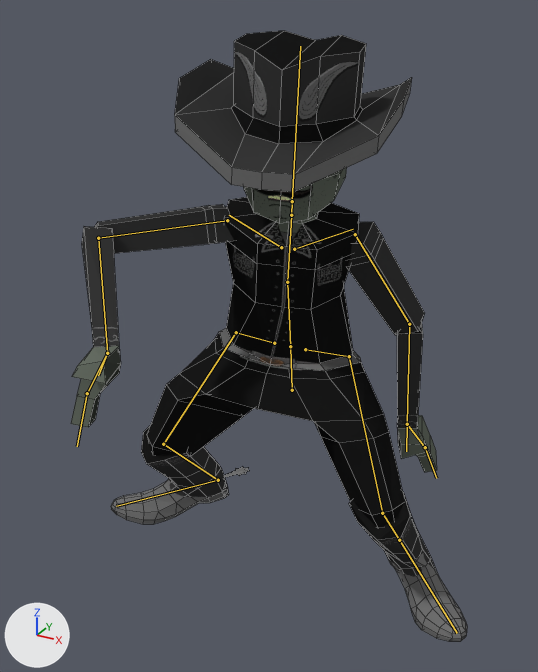
Before and after pictures for a commit that changed the Blender file ScorpJam/Assets/characters/Cowboy/Shoot.blend.
Camera for both pictures: a 50 mm lens placed at (0.669, -1.382, 1.205), pointed at (0.037, -0.233, 0.631). Every picture has the same lights, and +X, +Y and +Z are marked at lower left. Both versions are drawn at frame 20 of the action 'ArmatureAction'; the numbers are the values there. The bones that bend it are drawn over the model as lines. Mesh edges are drawn as thin lines.
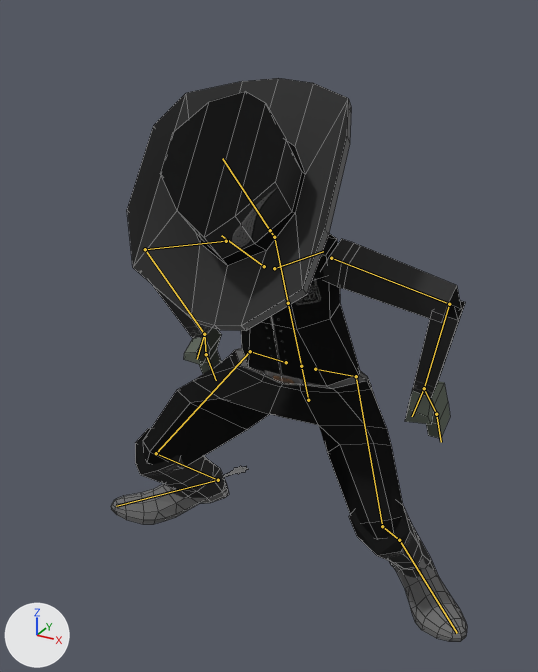
The change, as JSON lines over the scene's bpy script:
```json
{"block": "bone_spine0", "where": "bone_spine0 = bpy.data.objects['Armature'].pose.bones['Spine0']"}
{"op": "set", "path": "bone_spine0.location", "old": "(0.0, -0.077, 0.056)", "new": "(0.0, -0.142, -0.03)"}
{"op": "set", "path": "bone_spine0.rotation_quaternion", "old": "(0.997, 0.067, 0.024, -0.009)", "new": "(0.983, 0.185, 0.0, 0.0)", "note": "degrees (8, 3, -1) -> degrees (21, 0, 0)"}
{"block": "bone_spine1", "where": "bone_spine1 = bpy.data.objects['Armature'].pose.bones['Spine1']  # child of 'Spine0'"}
{"op": "set", "path": "bone_spine1.rotation_quaternion", "old": "(0.986, 0.127, 0.099, -0.042)", "new": "(1.0, 0.0, 0.0, 0.0)", "note": "degrees (14, 12, -3) -> degrees (0, 0, 0)"}
{"block": "bone_spine2", "where": "bone_spine2 = bpy.data.objects['Armature'].pose.bones['Spine2']  # child of 'Spine1'"}
{"op": "set", "path": "bone_spine2.rotation_quaternion", "old": "(0.998, 0.016, 0.05, -0.043)", "new": "(1.0, 0.0, 0.0, 0.0)", "note": "degrees (2, 6, -5) -> degrees (0, 0, 0)"}
{"block": "bone_spine3", "where": "bone_spine3 = bpy.data.objects['Armature'].pose.bones['Spine3']  # child of 'Spine2'"}
{"op": "set", "path": "bone_spine3.rotation_quaternion", "old": "(0.998, -0.037, -0.052, 0.025)", "new": "(0.968, 0.245, 0.053, -0.031)", "note": "degrees (-4, -6, 3) -> degrees (28, 7, -2)"}
{"block": "bone_head", "where": "bone_head = bpy.data.objects['Armature'].pose.bones['Head']  # child of 'Spine3'"}
{"op": "set", "path": "bone_head.rotation_quaternion", "old": "(0.993, -0.119, 0.0, 0.005)", "new": "(1.0, 0.0, 0.0, 0.0)", "note": "degrees (-14, 0, 1) -> degrees (0, 0, 0)"}
{"block": "bone_arm1_l", "where": "bone_arm1_l = bpy.data.objects['Armature'].pose.bones['Arm1.L']  # child of 'Chest.L'"}
{"op": "set", "path": "bone_arm1_l.rotation_quaternion", "old": "(0.884, 0.094, 0.064, -0.454)", "new": "(0.992, 0.0, 0.0, -0.129)", "note": "degrees (6, 11, -54) -> degrees (0, 0, -15)"}
{"block": "bone_arm2_l", "where": "bone_arm2_l = bpy.data.objects['Armature'].pose.bones['Arm2.L']  # child of 'Arm1.L'"}
{"op": "set", "path": "bone_arm2_l.rotation_quaternion", "old": "(0.959, 0.106, -0.148, -0.218)", "new": "(0.717, 0.0, 0.0, -0.697)", "note": "degrees (16, -14, -27) -> degrees (0, 0, -88)"}
{"block": "bone_arm1_r", "where": "bone_arm1_r = bpy.data.objects['Armature'].pose.bones['Arm1.R']  # child of 'Chest.R'"}
{"op": "set", "path": "bone_arm1_r.rotation_quaternion", "old": "(0.944, 0.173, 0.277, 0.05)", "new": "(0.992, 0.0, 0.0, 0.125)", "note": "degrees (24, 30, 13) -> degrees (0, 0, 14)"}
{"block": "bone_arm2_r", "where": "bone_arm2_r = bpy.data.objects['Armature'].pose.bones['Arm2.R']  # child of 'Arm1.R'"}
{"op": "set", "path": "bone_arm2_r.rotation_quaternion", "old": "(0.685, 0.395, 0.208, 0.574)", "new": "(0.66, 0.0, 0.0, 0.751)", "note": "degrees (52, -10, 75) -> degrees (0, 0, 97)"}
{"block": "bone_thumb_r", "where": "bone_thumb_r = bpy.data.objects['Armature'].pose.bones['Thumb.R']  # child of 'Arm2.R'"}
{"op": "set", "path": "bone_thumb_r.rotation_quaternion", "old": "(0.894, -0.355, 0.136, -0.237)", "new": "(1.0, 0.0, 0.0, 0.0)", "note": "degrees (-44, 4, -31) -> degrees (0, 0, 0)"}
{"block": "bone_hand_r", "where": "bone_hand_r = bpy.data.objects['Armature'].pose.bones['Hand.R']  # child of 'Arm2.R'"}
{"op": "set", "path": "bone_hand_r.rotation_quaternion", "old": "(0.895, -0.426, 0.041, -0.12)", "new": "(0.987, 0.0, -0.002, -0.159)", "note": "degrees (-51, -2, -14) -> degrees (0, 0, -18)"}
```

Boxes [x1, y1, x2, y2] around the edits, measured in the pictures (538 x 672 px):
```json
{"object": "Cube.001", "change": "posed", "before": [71, 30, 467, 642], "after": [111, 78, 467, 642], "on screen": "10% narrower, 8% shorter"}
{"bone": "Spine0", "before": "(292, 390) to (290, 346)", "after": "(308, 400) to (301, 366)"}
{"bone": "Spine1", "before": "(290, 346) to (287, 282)", "after": "(301, 366) to (288, 303)"}
{"bone": "Spine2", "before": "(287, 282) to (291, 215)", "after": "(288, 303) to (274, 237)"}
{"bone": "Spine3", "before": "(291, 215) to (292, 201)", "after": "(274, 237) to (270, 230)"}
{"bone": "Head", "before": "(292, 201) to (300, 46)", "after": "(270, 230) to (222, 158)"}
{"bone": "Arm1.L", "before": "(355, 234) to (409, 324)", "after": "(331, 258) to (449, 304)"}
{"bone": "Arm2.L", "before": "(409, 324) to (407, 424)", "after": "(449, 304) to (424, 388)"}
{"bone": "Arm1.R", "before": "(227, 220) to (98, 238)", "after": "(226, 241) to (145, 249)"}
{"bone": "Arm2.R", "before": "(98, 238) to (107, 353)", "after": "(145, 249) to (204, 334)"}
{"bone": "Thumb.R", "before": "(107, 353) to (98, 375)", "after": "(204, 334) to (197, 359)"}
{"bone": "Hand.R", "before": "(107, 353) to (87, 393)", "after": "(204, 334) to (206, 354)"}
```
